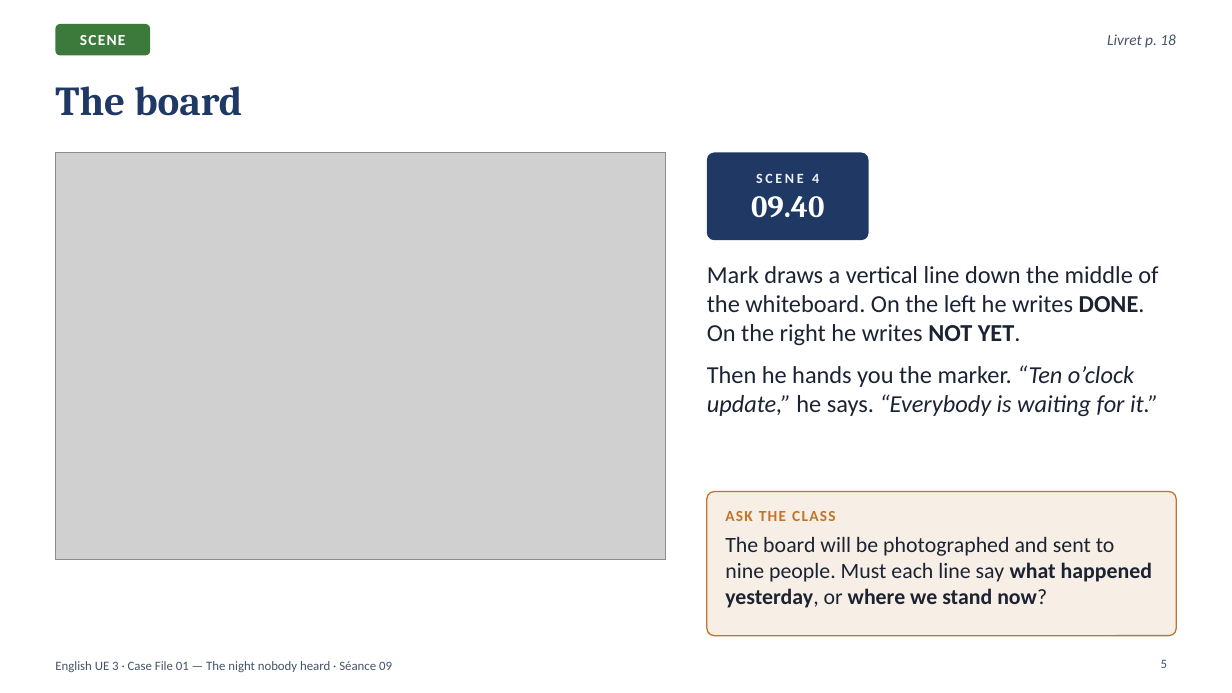
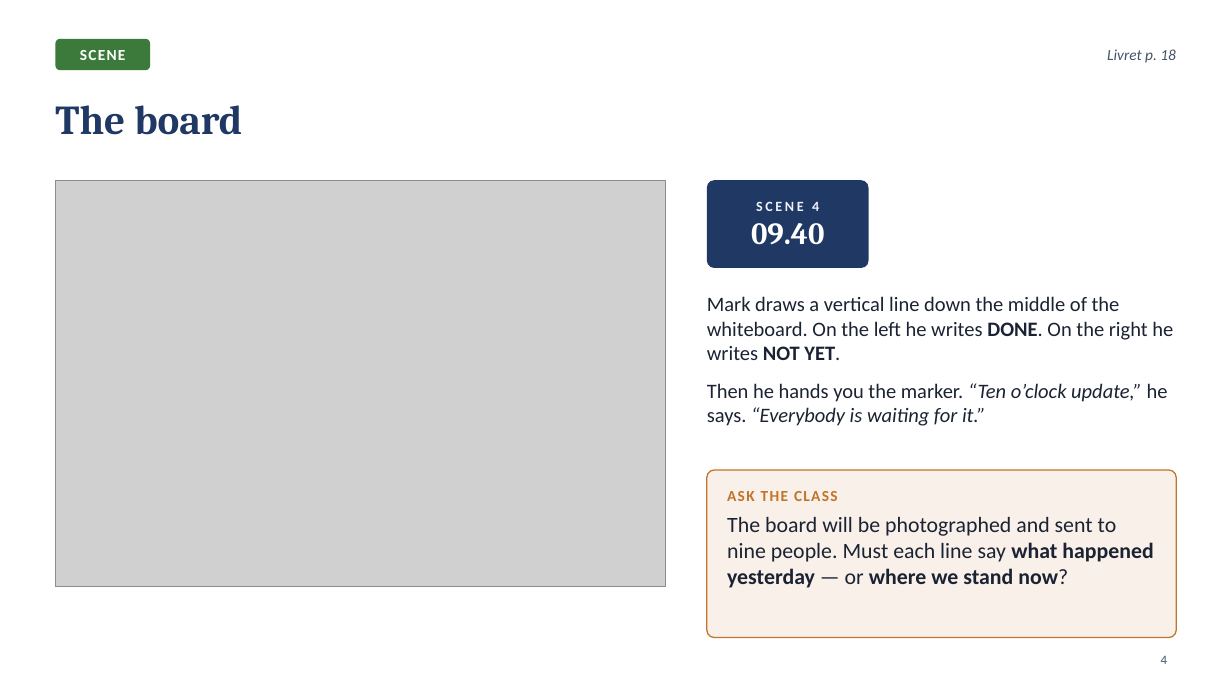
Before and after one commit to ajouniaux/talenleren, a slide deck: slide 4 of powerpoints/Seance_09_Scene4_The_board.pptx (slide 5 before the commit). Drawn at 1232x693 pixels with LibreOffice and Linux fonts; fonts in the diff are those of the drawing; grey boxes stand for pictures. Boxes give left, top, right and bottom in pixels: in the first picture for what was removed or moved away, otherwise in the second. Text is boxed around its words. In the diff, an @@ line names an element or a change of style, - is before the commit and + after.

```diff
--- a/powerpoints/Seance_09_Scene4_The_board.pptx
+++ b/powerpoints/Seance_09_Scene4_The_board.pptx
@@ rounded rectangle "SCENE": place and size @@
-rounded rectangle "SCENE" at bbox=[55, 24, 150, 55]
+rounded rectangle "SCENE" at bbox=[55, 39, 150, 70]
@@ text "Livret p. 18": place and size @@
-text "Livret p. 18" at bbox=[1107, 34, 1176, 48]
+text "Livret p. 18" at bbox=[1107, 49, 1176, 63]
@@ title "The board": place and size @@
-title "The board" at bbox=[55, 86, 242, 116]
+title "The board" at bbox=[55, 105, 242, 135]
@@ 1 picture, 1 text, 1 rounded rectangle: place and size @@
-1 picture, 1 text, 1 rounded rectangle at bbox=[55, 152, 869, 559]
+1 picture, 1 text, 1 rounded rectangle at bbox=[55, 180, 869, 587]
@@ text "Mark draws a vertical line ...": place and size @@
-text "Mark draws a vertical line ..." at bbox=[707, 266, 1158, 416]
+text "Mark draws a vertical line ..." at bbox=[707, 296, 1173, 426]
@@ text "Mark draws a vertical line ..." at bbox=[707, 296, 1173, 426]: size 19 to 16 pt @@
@@ rounded rectangle: place and size @@
-rounded rectangle at bbox=[707, 492, 1177, 636]
+rounded rectangle at bbox=[707, 470, 1177, 638]
@@ rounded rectangle at bbox=[707, 470, 1177, 638]: fill #C0752A at 12% opacity to #C0752A at 10% opacity; proportions changed @@
@@ text "ASK THE CLASS": place and size @@
-text "ASK THE CLASS" at bbox=[725, 511, 836, 521]
+text "ASK THE CLASS" at bbox=[727, 491, 838, 501]
@@ text at bbox=[727, 517, 1153, 588]: text changed @@
-The board will be photographed and sent to nine people. Must each line say what happened yesterday, or where we stand now?
+The board will be photographed and sent to nine people. Must each line say what happened yesterday — or where we stand now?
@@ page number removed at bbox=[1161, 659, 1167, 668] @@
-5
@@ page number added at bbox=[1161, 656, 1167, 664], 10 pt, text #44546A @@
+4
@@ text removed at bbox=[55, 661, 392, 672] @@
-English UE 3 · Case File 01 — The night nobody heard · Séance 09
```
Also in this commit, not shown: 10 other slides changed, 12 slides added, 7 slides removed, 8 other files.
